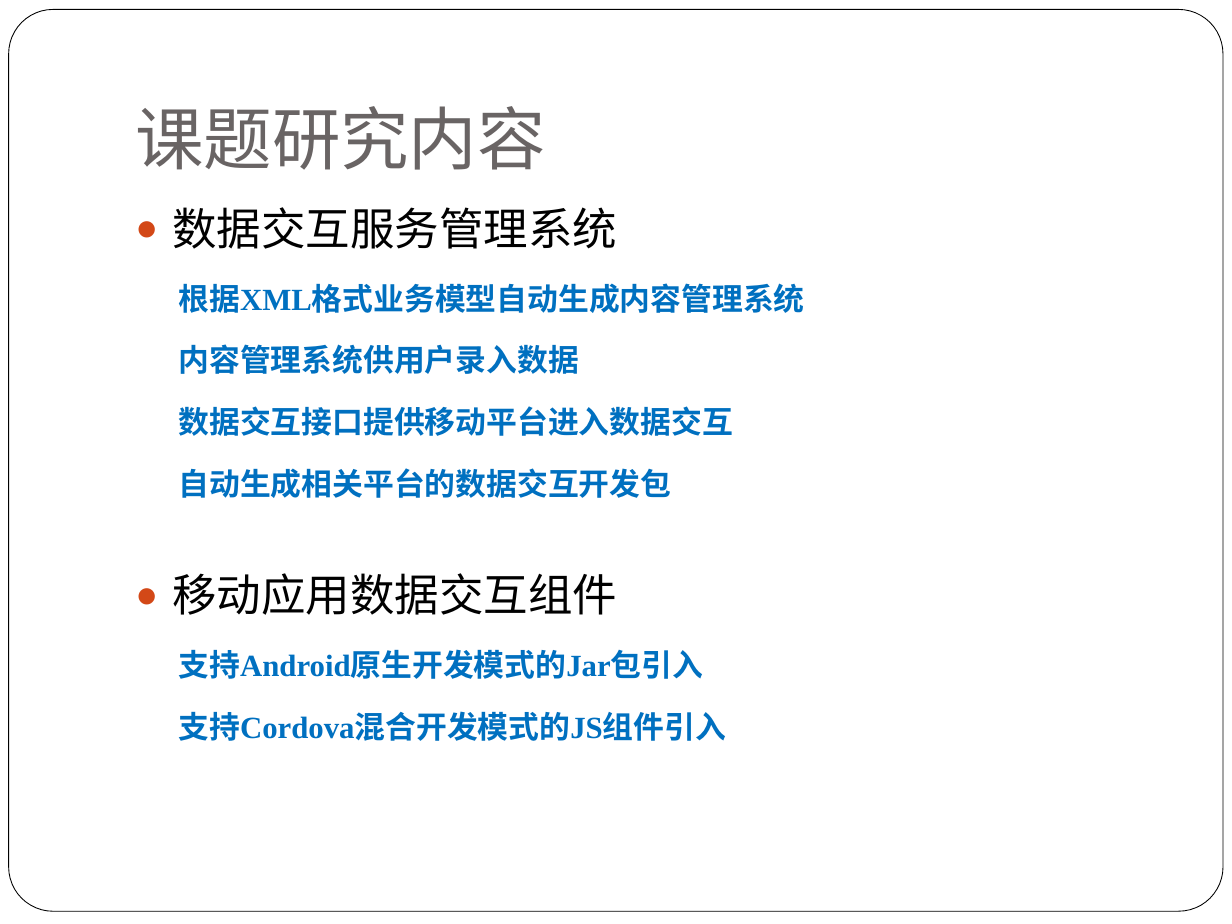
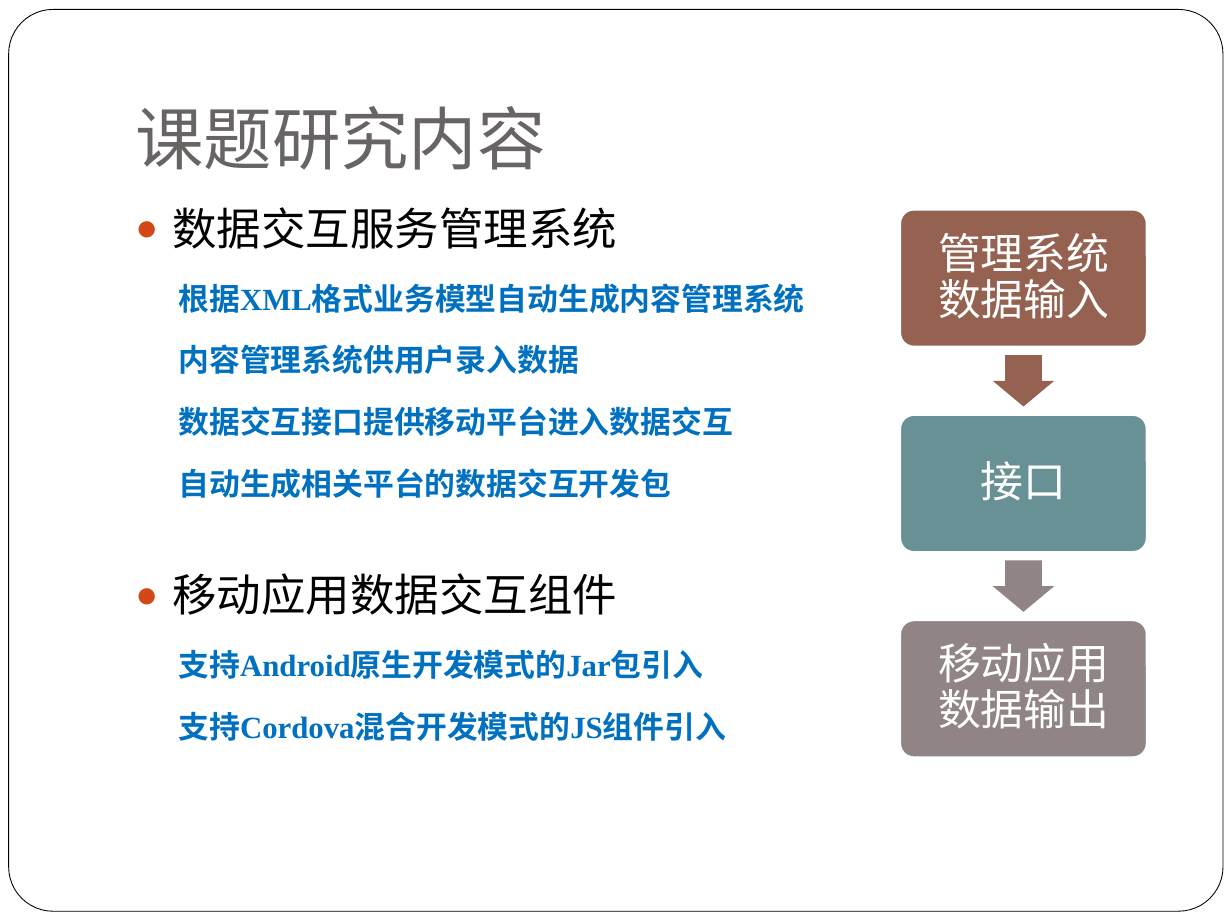
Before and after one commit to alucard263096/MyPaper, a slide deck: slide 4 of 论文PPT.pptx. Drawn at 1232x924 pixels with LibreOffice and Linux fonts; fonts in the diff are those of the drawing. Boxes give left, top, right and bottom in pixels: in the first picture for what was removed or moved away, otherwise in the second. Text is boxed around its words. In the diff, an @@ line names an element or a change of style, - is before the commit and + after.

```diff
--- a/论文PPT.pptx
+++ b/论文PPT.pptx
@@ group added at box(901, 209, 1147, 758): 3 rounded rectangles, 3 texts, 2 right arrows @@
+管理系统数据输入
+接口
+移动应用数据输出
```
Also in this commit, not shown: 4 other slides changed, 1 other file.
